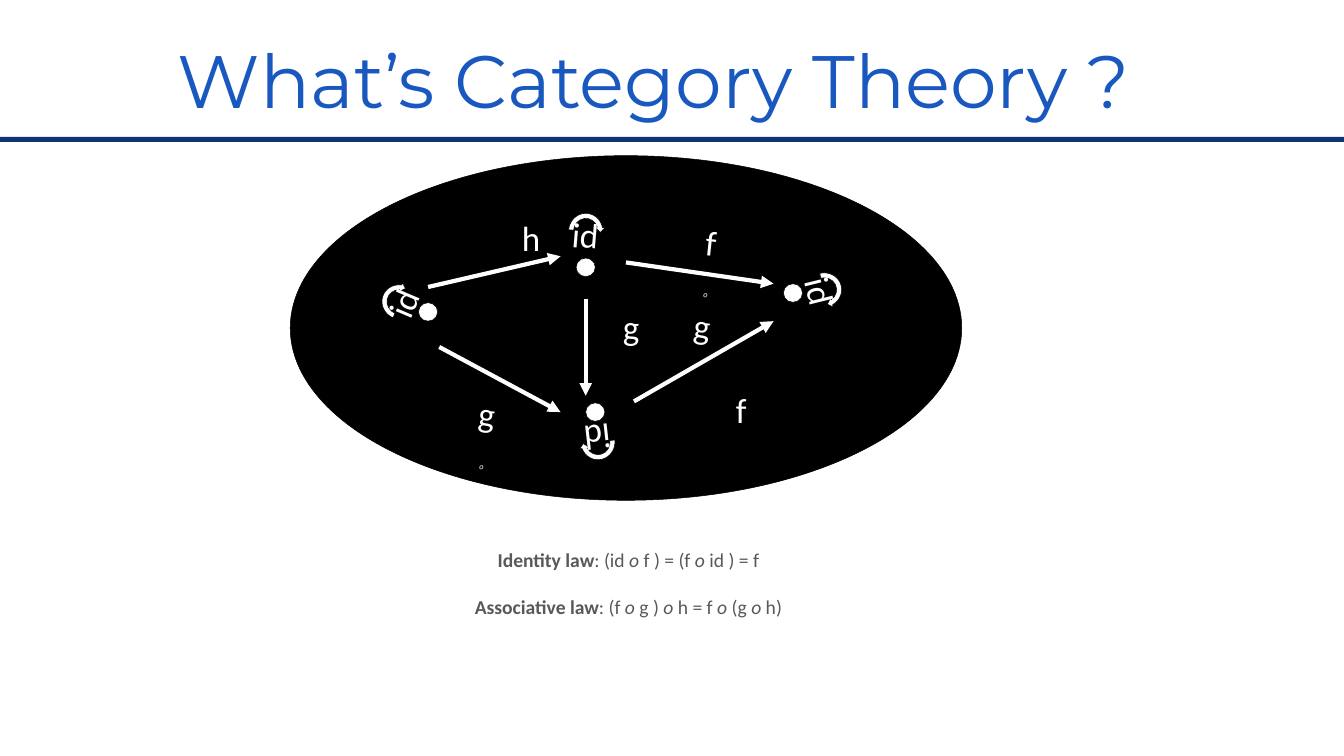
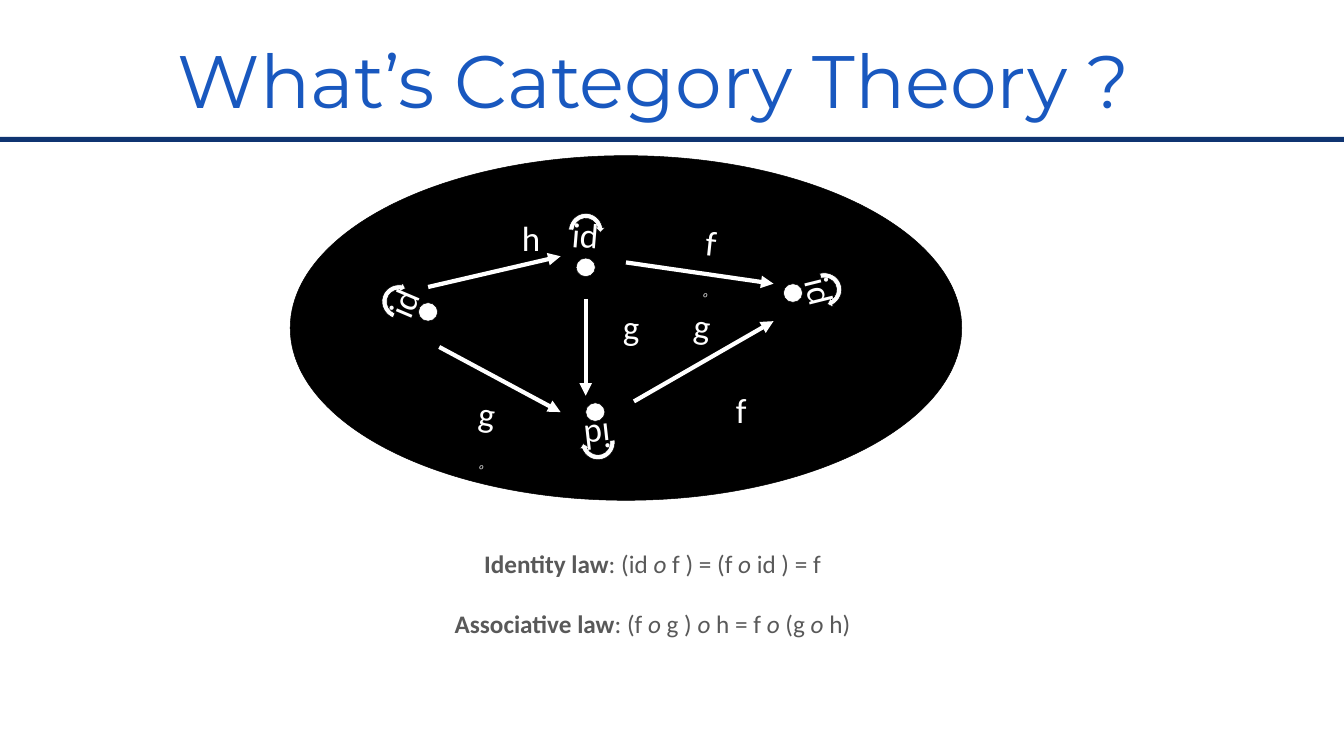
Before and after one commit to RomainTrm/CategoryTheoryYouAlreadyKnowIt, a slide deck: slide 7 of CategoryTheoryUniveristy_Devoxx_FR_2022.pptx. Drawn at 1344x756 pixels with LibreOffice and Linux fonts; fonts in the diff are those of the drawing; background and template pictures are left out. Boxes give left, top, right and bottom in pixels: in the first picture for what was removed or moved away, otherwise in the second. Text is boxed around its words. In the diff, an @@ line names an element or a change of style, - is before the commit and + after.

```diff
--- a/CategoryTheoryUniveristy_Devoxx_FR_2022.pptx
+++ b/CategoryTheoryUniveristy_Devoxx_FR_2022.pptx
@@ text "Identity law: (id o f ...": place and size @@
-text "Identity law: (id o f ..." at <box>475,553,782,618</box>
+text "Identity law: (id o f ..." at <box>455,555,850,638</box>
@@ text "Identity law: (id o f ..." at <box>455,555,850,638</box>: size 28 to 36 pt @@
```
Also in this commit, not shown: 13 other slides changed, 2 slides added, 1 slide removed.
